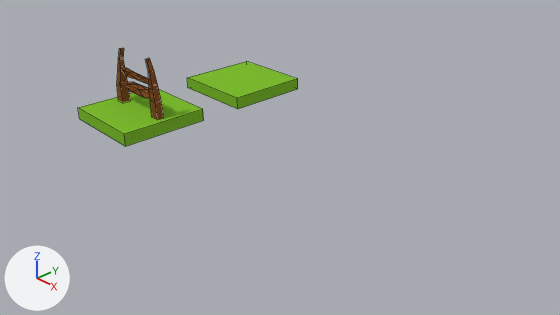
An edit to the Blender file Assets/BlenderMaterials/Tiles.blend, drawn before and after from the same camera.
Rendered twice from the file's camera 'Camera'. Every picture has the same lights, and +X, +Y and +Z are marked at lower left. Mesh edges are drawn as thin lines.

Objects in the first picture: 'PlainTile', 'TilewFence'.
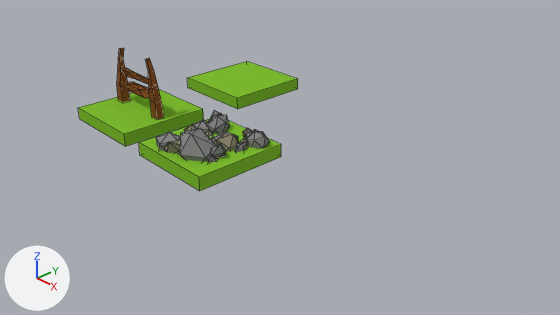
Boxes (x1, y1, x2, y2) around the edits, measured in the pictures (560 x 315 px):
'Spike', added
    after: (139, 110, 281, 191)
    faces in mat_floormat (its picture is missing): (139, 118, 281, 191)
    faces in mat_spikemat (grey #888888): (156, 110, 270, 163)
    faces in mat_spikemat2 (yellow #8c8770): (165, 124, 251, 153)

The change in detail:
Material 'SpikeMat2' (mat_spikemat2) is new.
Its base color is (0.264, 0.243, 0.161) (yellow #8c8770).
Material 'SpikeMat' (mat_spikemat) is new.
Its base color is (0.248, 0.248, 0.248) (grey #888888).
Mesh me_spike is new.
It has 236 vertices, 386 faces and spans x -1.0..1.0, y -1.0..1.0, z -0.26..2.33.
Faces by material slot: [6, 260, 120].
It uses material mat_floormat (its picture is missing).
It uses material mat_spikemat (grey #888888).
It uses material mat_spikemat2 (yellow #8c8770).
Object 'Spike' (ob_spike) is new; it shows me_spike.
Its location is (-1.45, 0.0, 0.0).
Its scale is (1.0, 1.0, 0.3).
